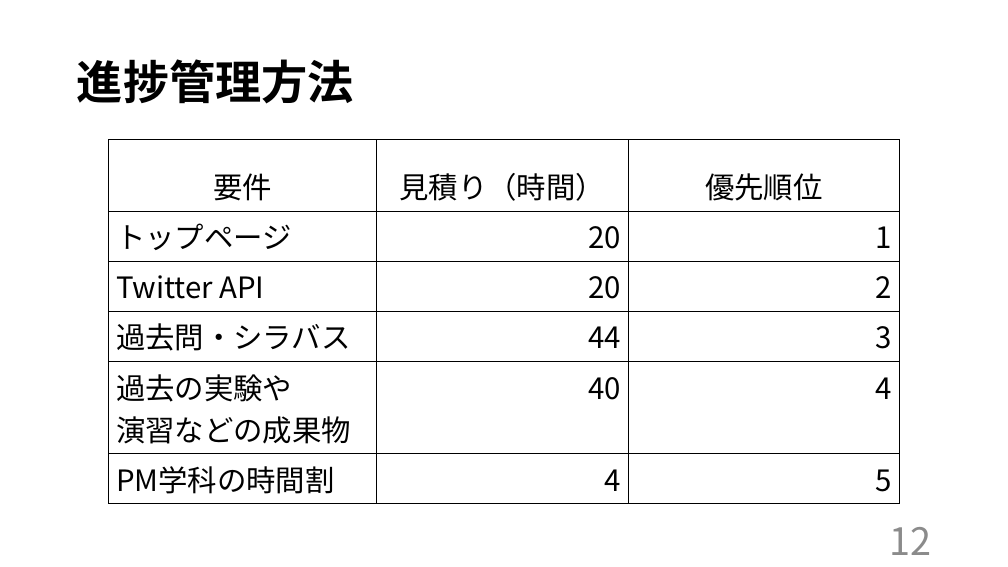
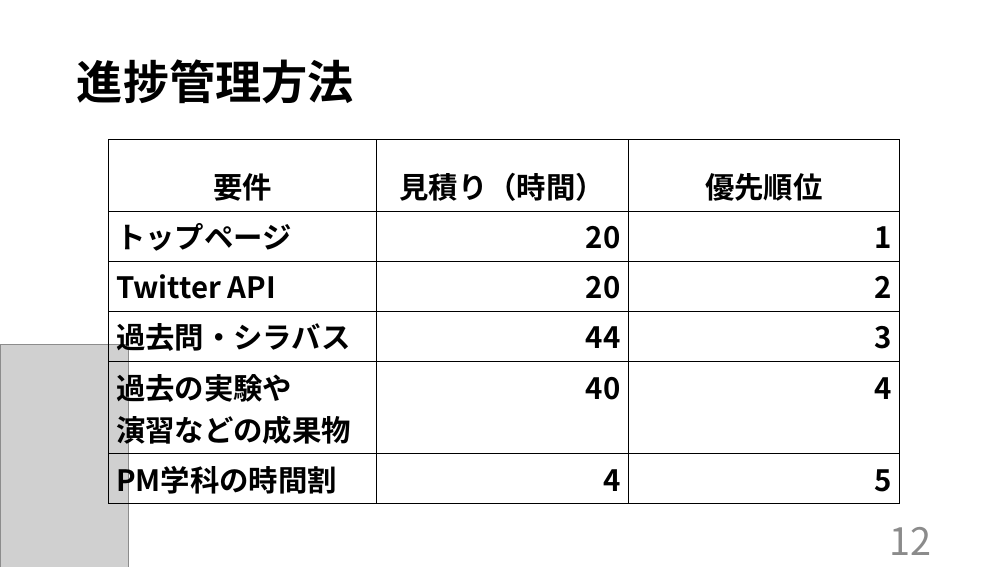
Before and after one commit to kazukiyoshida96/PM-, a slide deck: slide 13 of ＰＭ学科専用2.pptx. Drawn at 1008x567 pixels with LibreOffice and Linux fonts; fonts in the diff are those of the drawing; grey boxes stand for pictures. Boxes give left, top, right and bottom in pixels: in the first picture for what was removed or moved away, otherwise in the second. Text is boxed around its words. In the diff, an @@ line names an element or a change of style, - is before the commit and + after.

```diff
--- a/ＰＭ学科専用2.pptx
+++ b/ＰＭ学科専用2.pptx
@@ table at [109,140,900,503] @@
@@ bold on @@
@@ picture added at [0,345,129,567] @@
```
Also in this commit, not shown: 16 other slides changed.
